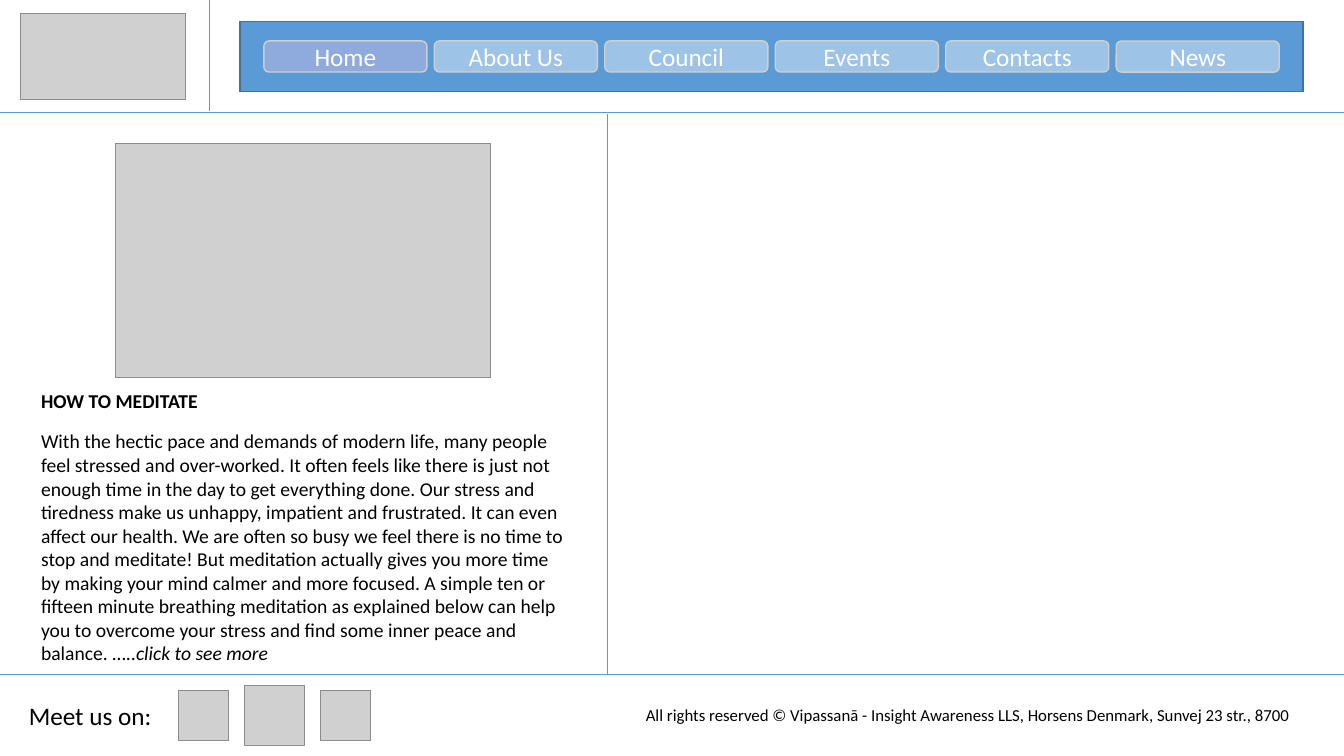
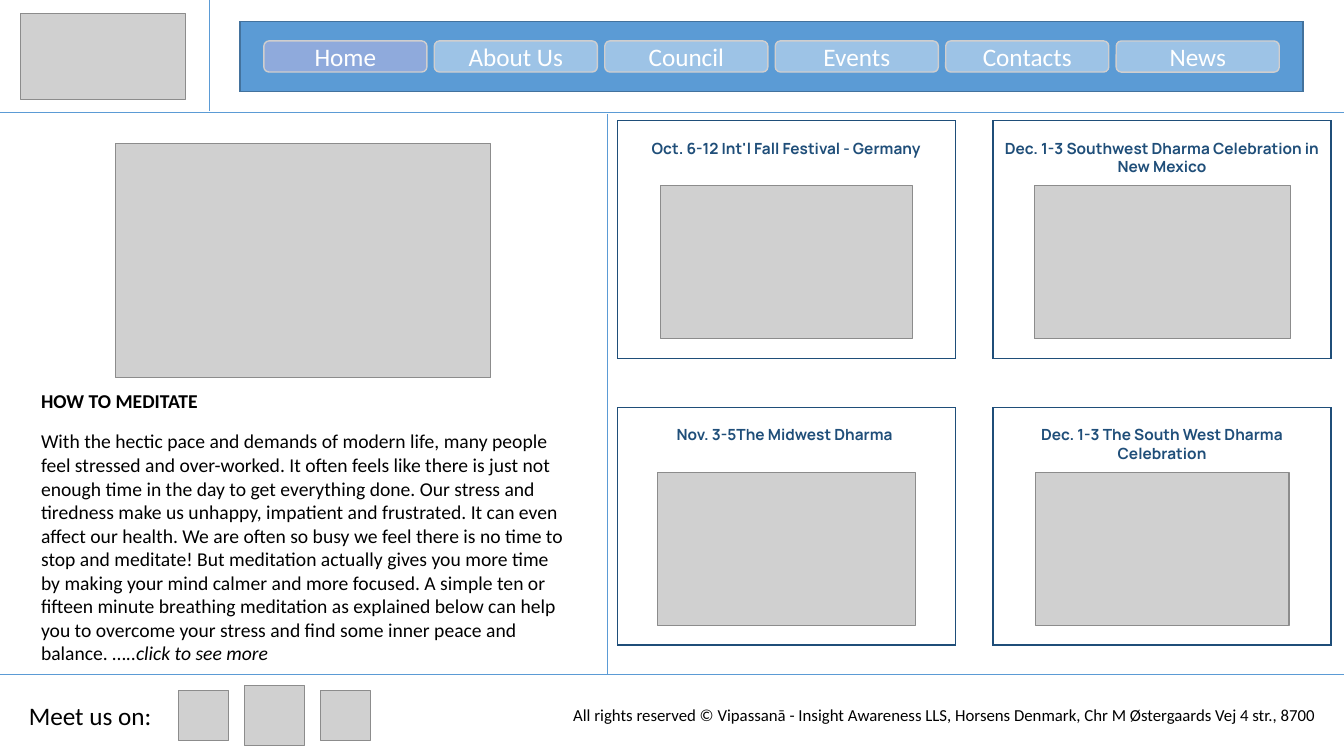
Before and after one commit to zeintaha/RWD, a slide deck: slide 1 of Temporary/Webpge.pptx. Drawn at 1344x756 pixels with LibreOffice and Linux fonts; fonts in the diff are those of the drawing; grey boxes stand for pictures. Boxes give left, top, right and bottom in pixels: in the first picture for what was removed or moved away, otherwise in the second. Text is boxed around its words. In the diff, an @@ line names an element or a change of style, - is before the commit and + after.

```diff
--- a/Temporary/Webpge.pptx
+++ b/Temporary/Webpge.pptx
@@ rectangle added at <box>617,121,955,359</box>, outline #1F4E79 1 pt @@
@@ text added at <box>652,142,920,158</box>, 11 pt, text #1F4E79, bold @@
+Oct. 6-12 Int'l Fall Festival - Germany
@@ rectangle added at <box>993,121,1331,359</box>, outline #1F4E79 1 pt @@
@@ text added at <box>1005,142,1319,173</box>, 11 pt, text #1F4E79, bold @@
+Dec. 1-3 Southwest Dharma Celebration in New Mexico
@@ picture added at <box>660,186,912,339</box> @@
@@ picture added at <box>1034,186,1291,339</box> @@
@@ rectangle added at <box>617,407,955,645</box>, outline #1F4E79 1 pt @@
@@ rectangle added at <box>993,407,1331,645</box>, outline #1F4E79 1 pt @@
@@ text added at <box>677,428,892,441</box>, 11 pt, text #1F4E79, bold @@
+Nov. 3-5The Midwest Dharma
@@ text added at <box>1041,428,1282,460</box>, 11 pt, text #1F4E79, bold @@
+Dec. 1-3 The South West Dharma Celebration
@@ picture added at <box>657,472,915,625</box> @@
@@ picture added at <box>1035,472,1290,625</box> @@
@@ text at <box>573,709,1315,724</box>: text changed @@
-All rights reserved © Vipassanā - Insight Awareness LLS, Horsens Denmark, Sunvej 23 str., 8700
+All rights reserved © Vipassanā - Insight Awareness LLS, Horsens Denmark, Chr M Østergaards Vej 4 str., 8700
```
Also in this commit, not shown: 1 other slide changed, 6 slides added, 1 other file.
